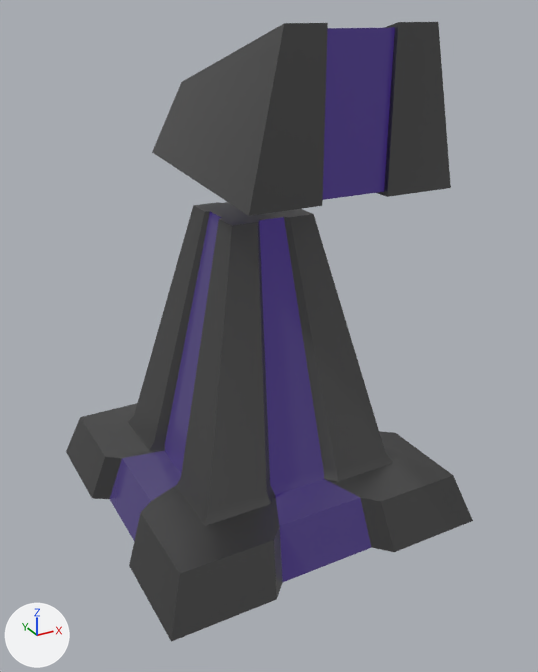
The glTF model assets/models/units/laser.glb, before and after one commit.
Camera for both pictures: a 50 mm lens placed at (-0.821, -1.577, 1.237), pointed at (0.008, -0.069, 0.483). Every picture has the same lights, and +X, +Y and +Z are marked at lower left. Where no turn or scale is listed for an object, it has been applied to the vertices.

The first picture shows 'Base', 'Head.001'.
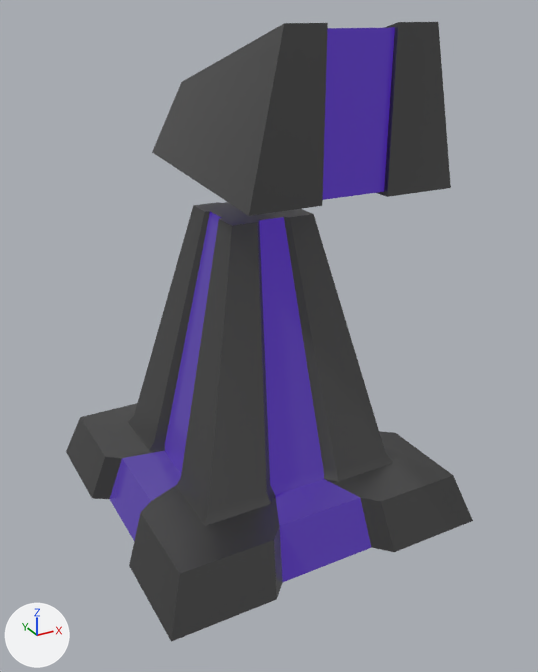
What differs and where, as boxes [x1, y1, x2, y2] in the pictures (538 x 672 px):
'Base', recoloured
    both: [107, 209, 374, 584]
'Head.001', recoloured
    both: [320, 24, 399, 202]

The change, as a list of edits to the scene's bpy script:
```text
Change mat_glow:
    mat_glow.emission_color: (0.017, 0.0, 0.112) -> (0.0362, 0.0, 0.274)  # dark purple #23005e -> purple #35008f
```
